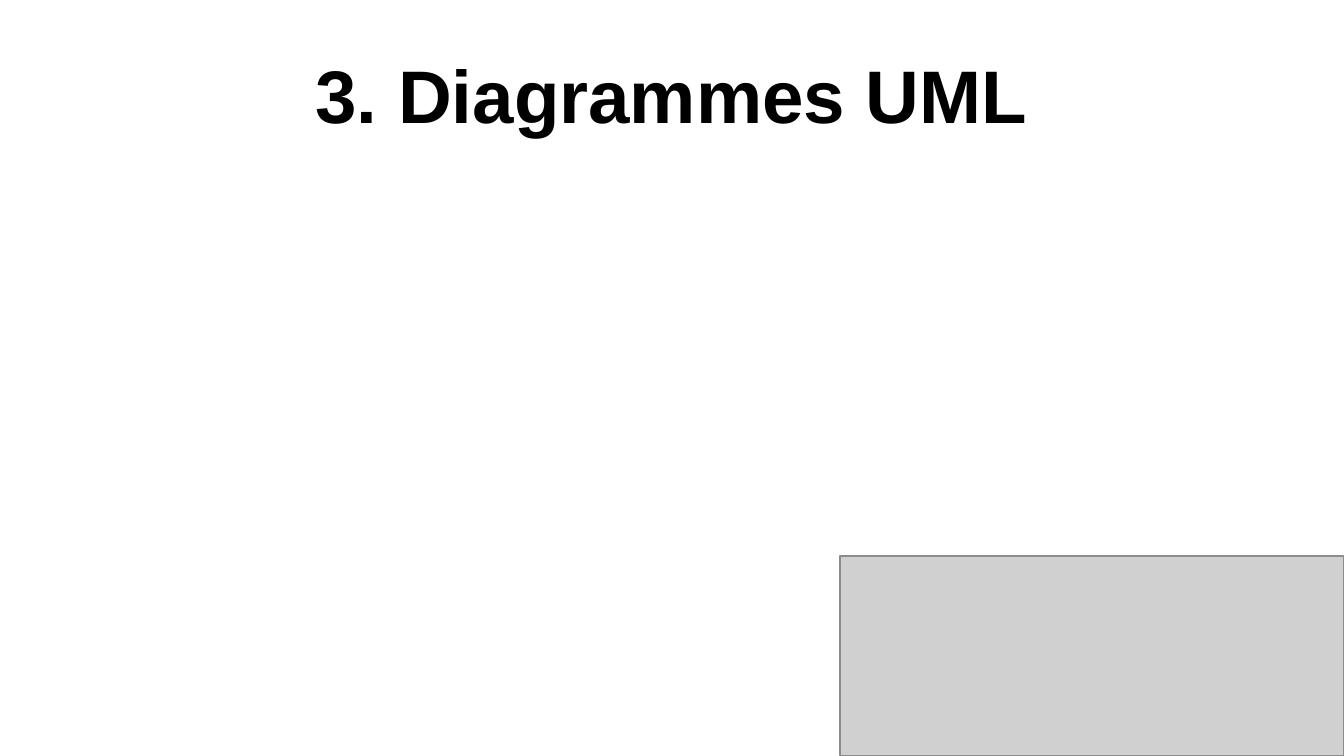
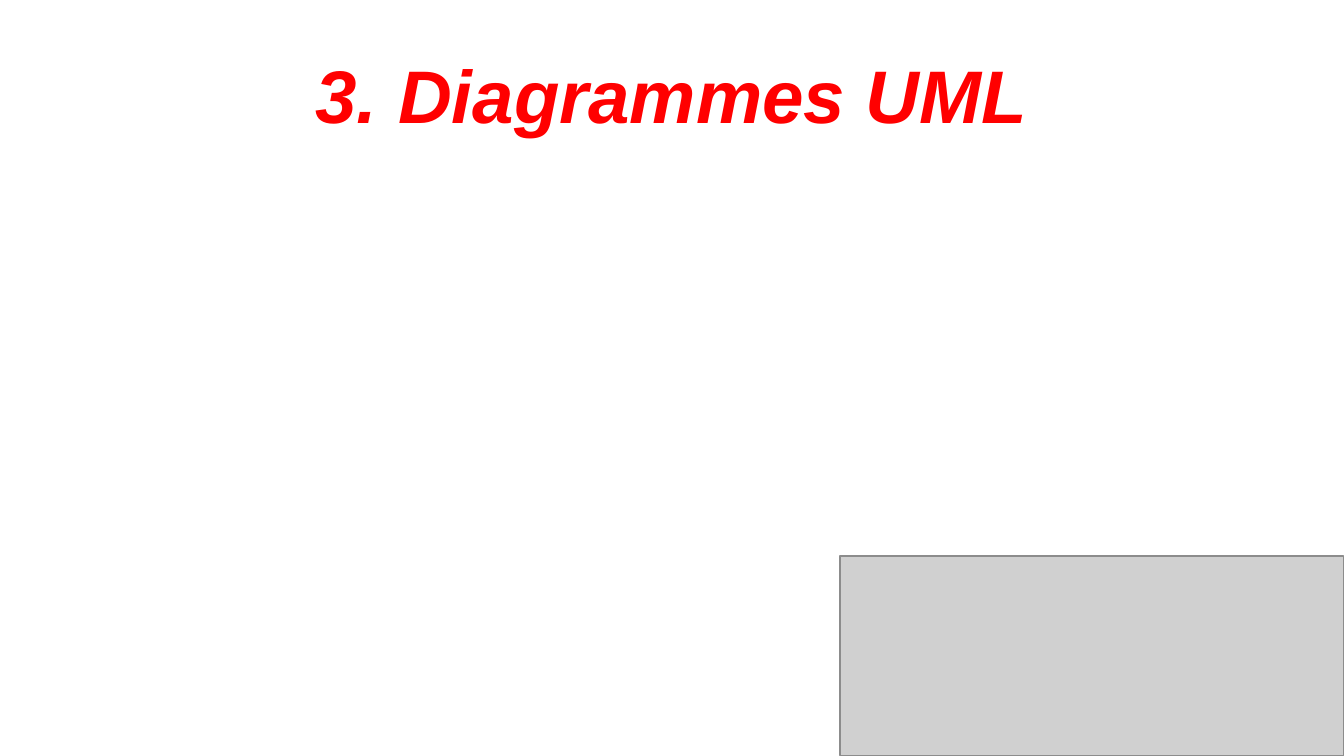
Before and after one commit to Noahrng/Projet_IA_Chess, a slide deck: slide 5 of diapo/projetIACHESS.odp. Drawn at 1344x756 pixels with LibreOffice and Linux fonts; fonts in the diff are those of the drawing; grey boxes stand for pictures. Boxes give left, top, right and bottom in pixels: in the first picture for what was removed or moved away, otherwise in the second. Text is boxed around its words. In the diff, an @@ line names an element or a change of style, - is before the commit and + after.

```diff
--- a/diapo/projetIACHESS.odp
+++ b/diapo/projetIACHESS.odp
@@ title "3. Diagrammes UML" at [316,69,1027,137]: text colour #000000 to #FF0000, italic on @@
```
Also in this commit, not shown: 5 other slides changed, 1 other file.
